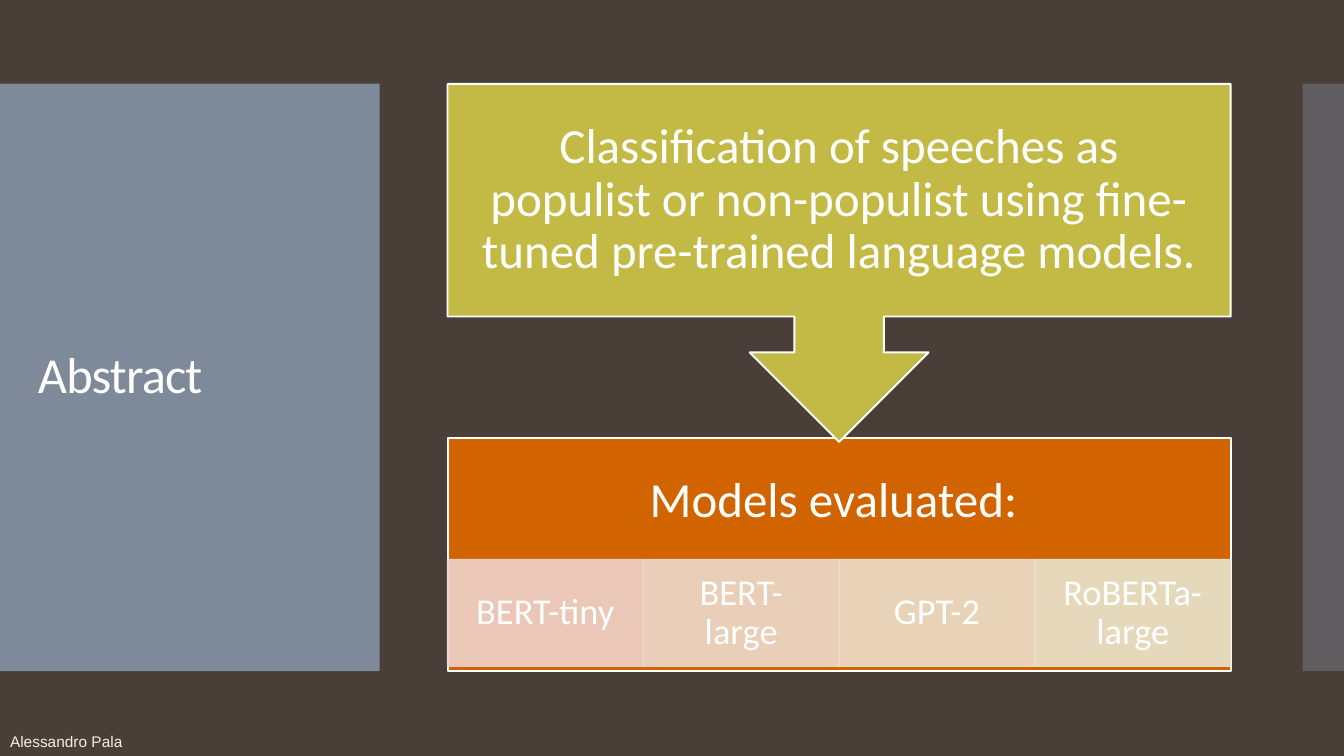
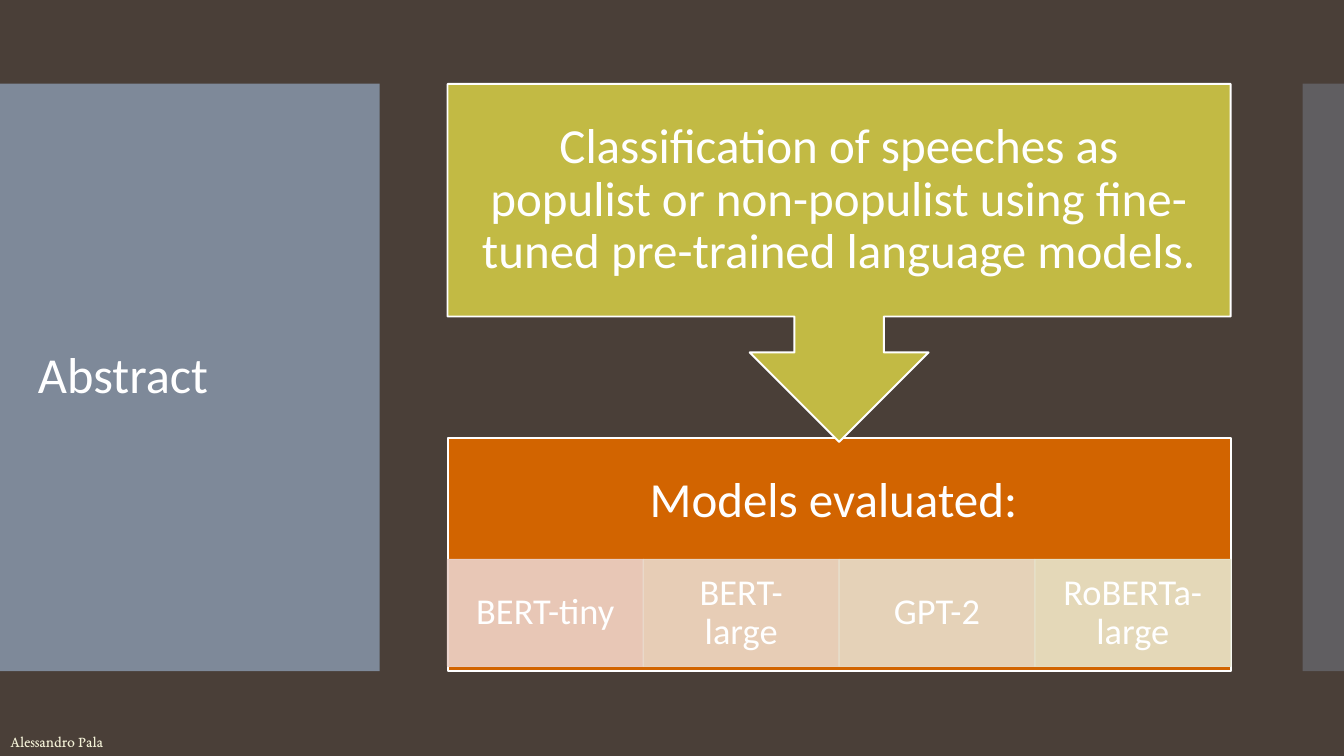
Before and after one commit to Aiecco/BERT-Based-Classification-of-Populist-Discourse, a slide deck: slide 2 of Binary Classification of Populist Speech.pptx (slide 3 before the commit). Drawn at 1344x756 pixels with LibreOffice and Linux fonts; fonts in the diff are those of the drawing. Boxes give left, top, right and bottom in pixels: in the first picture for what was removed or moved away, otherwise in the second. Text is boxed around its words. In the diff, an @@ line names an element or a change of style, - is before the commit and + after.

```diff
--- a/Binary Classification of Populist Speech.pptx
+++ b/Binary Classification of Populist Speech.pptx
@@ title "Abstract" at (38, 358, 208, 394): letter spacing -0.6 to 0 pt @@
@@ text "Alessandro Pala" at (10, 736, 103, 747): font Arial to EB Garamond, text colour #F3F1DA to #F3F1D7 @@
```
Also in this commit, not shown: 12 other slides changed.
